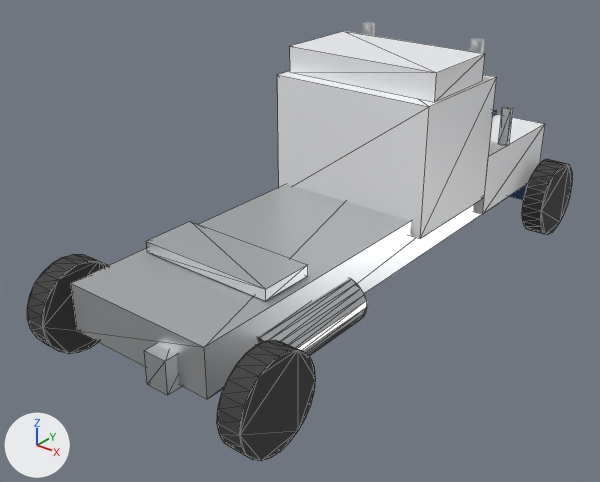
What one commit did to the glTF model models/tractor.glb.
Both versions are drawn from a 50 mm camera at (5.83, -4.95, 5.46) aimed at (-0.21, 2.6, 0.78). Arrows for +X, +Y and +Z are at lower left; the lights stay in place. The picture after the commit comes second. Mesh edges are drawn as thin lines on the coarser meshes. Where no turn or scale is listed for an object, it has been applied to the vertices. Vertices at exactly the same position are counted once.

Objects in the first picture: 'Cab', 'Chassis', 'FifthWheel', 'FuelTankR', 'Hood', 'LandingGear', 'Sleeper', 'WheelDriveL', 'WheelDriveR', 'WheelSteerR' and 4 more.
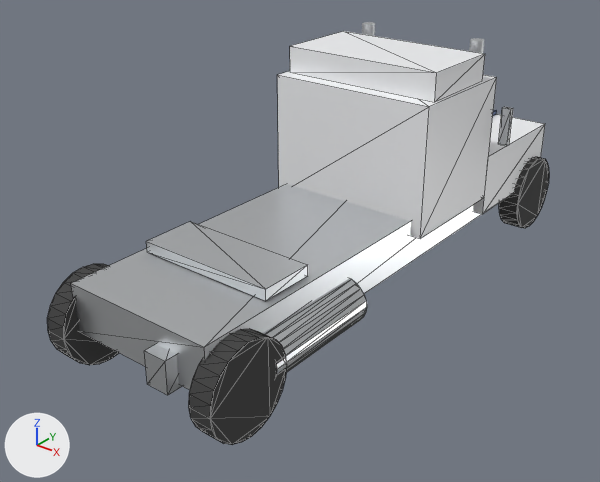
Patch to the scene script:
```diff
--- a/models/tractor.glb.py
+++ b/models/tractor.glb.py
@@ me_cylinder_002 @@
 # used by ob_wheeldrivel; location = (0.0, 0.0, 0.0)
-me_cylinder_002.from_pydata(...)  # 48 vertices, 92 faces; spans x -1.618..-1.332, y -0.563..0.563, z 0.0..1.126
+me_cylinder_002.from_pydata(...)  # 48 vertices, 92 faces; spans x -0.143..0.143, y -0.563..0.563, z -0.563..0.563
+# me_cylinder_002 part 1: the whole mesh is moved by (1.475, 0.0, -0.563)
 me_cylinder_002.materials.append(mat_tirerubber)
@@ me_cylinder_003 @@
 # used by ob_wheeldriver; location = (0.0, 0.0, 0.0)
-me_cylinder_003.from_pydata(...)  # 48 vertices, 92 faces; spans x 1.332..1.618, y -0.563..0.563, z 0.0..1.126
+me_cylinder_003.from_pydata(...)  # 48 vertices, 92 faces; spans x -0.143..0.143, y -0.563..0.563, z -0.563..0.563
+# me_cylinder_003 part 2: the whole mesh is moved by (-1.475, 0.0, -0.563)
 me_cylinder_003.materials.append(mat_tirerubber)
@@ me_cylinder_001 @@
 # used by ob_wheelsteerr; location = (0.0, 0.0, 0.0)
-me_cylinder_001.from_pydata(...)  # 48 vertices, 92 faces; spans x 1.327..1.623, y 5.946..7.054, z 0.0..1.108
+me_cylinder_001.from_pydata(...)  # 48 vertices, 92 faces; spans x -0.148..0.148, y -0.554..0.554, z -0.554..0.554
+# me_cylinder_001 part 3: the whole mesh is moved by (-1.475, -6.5, -0.554)
 me_cylinder_001.materials.append(mat_tirerubber)
@@ ob_wheeldrivel @@
 ob_wheeldrivel = bpy.data.objects.new('WheelDriveL', me_cylinder_002)
-ob_wheeldrivel.location = (0.0, 0.0, 0.0)
+ob_wheeldrivel.location = (-1.1, 0.0, 0.56)
@@ ob_wheeldriver @@
 ob_wheeldriver = bpy.data.objects.new('WheelDriveR', me_cylinder_003)
-ob_wheeldriver.location = (0.0, 0.0, 0.0)
+ob_wheeldriver.location = (1.1, 0.0, 0.56)
@@ ob_wheelsteerr @@
 ob_wheelsteerr = bpy.data.objects.new('WheelSteerR', me_cylinder_001)
-ob_wheelsteerr.location = (0.0, 0.0, 0.0)
+ob_wheelsteerr.location = (1.1, 6.5, 0.55)
```

Where the change shows, as pixel boxes [x1, y1, x2, y2] in the pictures (600 x 482 px):
'WheelDriveR', moved: before [217, 340, 315, 461]; after [189, 328, 286, 445]
'WheelDriveL', moved: before [27, 254, 108, 354]; after [47, 264, 119, 365]
'WheelSteerR', moved: before [522, 159, 572, 234]; after [499, 156, 549, 228]
